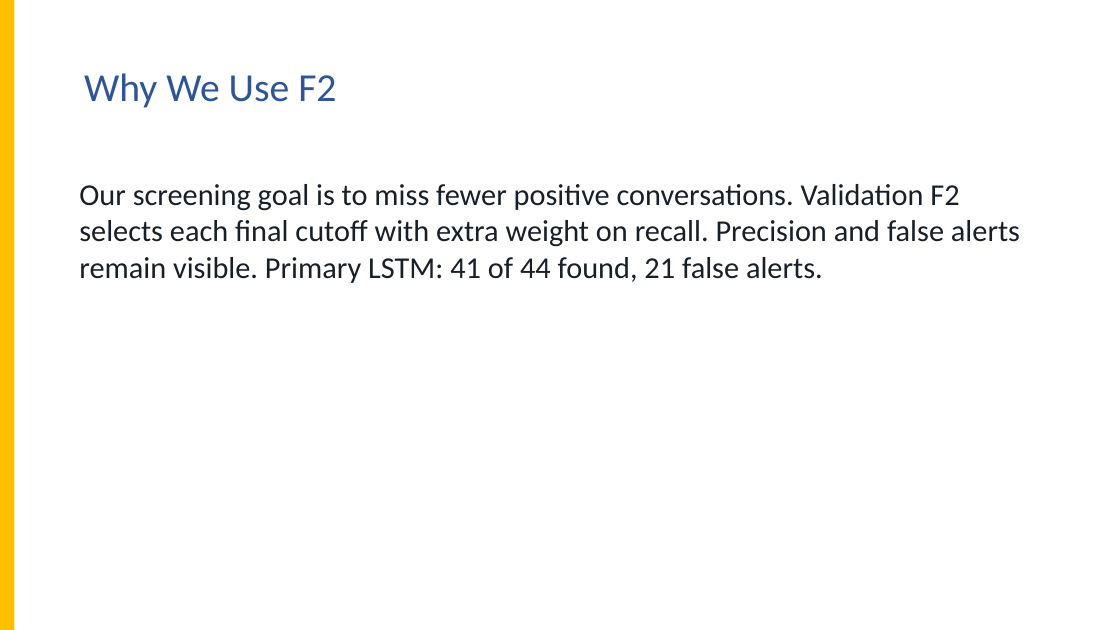
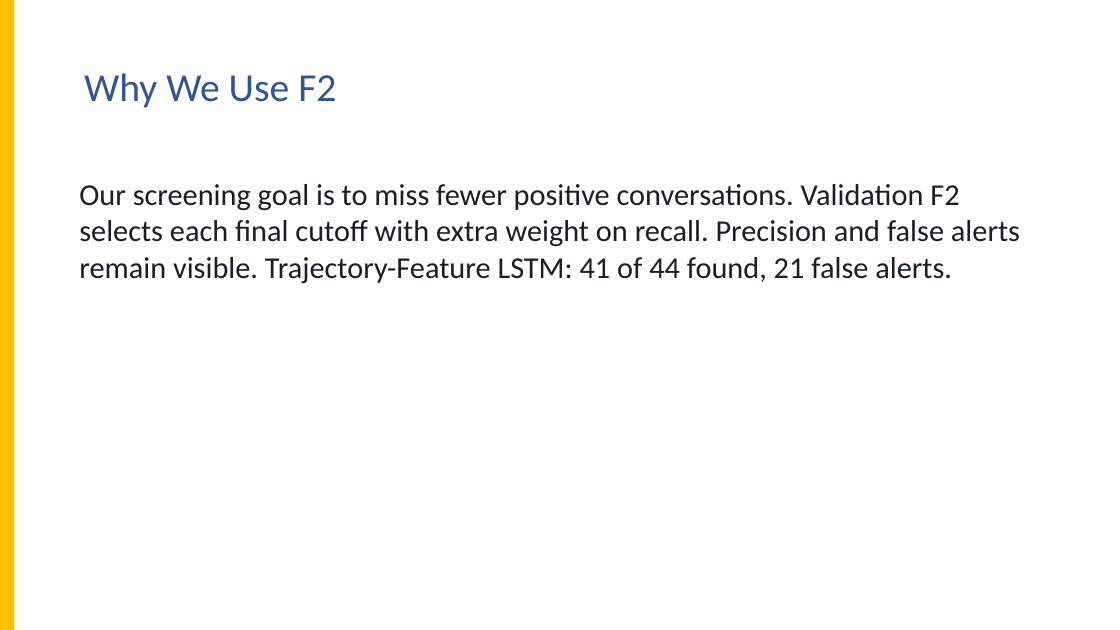
Before and after one commit to apcjomaala1/THESIS, a slide deck: slide 23 of WASD - Thesis 2 - F2 and latency revised.pptx. Drawn at 1120x630 pixels with LibreOffice and Linux fonts; fonts in the diff are those of the drawing; background and template pictures are left out. Boxes give left, top, right and bottom in pixels: in the first picture for what was removed or moved away, otherwise in the second. Text is boxed around its words. In the diff, an @@ line names an element or a change of style, - is before the commit and + after.

Commit message:
Describe both LSTM variants by inputs and remove preferred-model emphasis

```diff
--- a/WASD - Thesis 2 - F2 and latency revised.pptx
+++ b/WASD - Thesis 2 - F2 and latency revised.pptx
@@ text at box(79, 184, 1020, 283): text changed @@
-Our screening goal is to miss fewer positive conversations. Validation F2 selects each final cutoff with extra weight on recall. Precision and false alerts remain visible. Primary LSTM: 41 of 44 found, 21 false alerts.
+Our screening goal is to miss fewer positive conversations. Validation F2 selects each final cutoff with extra weight on recall. Precision and false alerts remain visible. Trajectory-Feature LSTM: 41 of 44 found, 21 false alerts.
```
Also in this commit, not shown: 17 other slides changed, 1 slide added, 1 slide removed, 20 other files.
